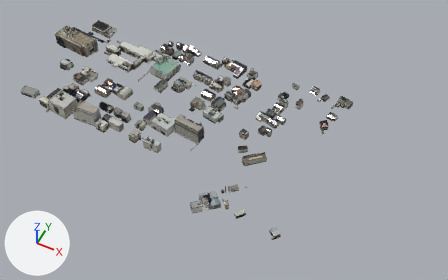
The glTF model spike-3d/public/data/2023-lod3-station-8-2-packed.glb: old version first, new version second.
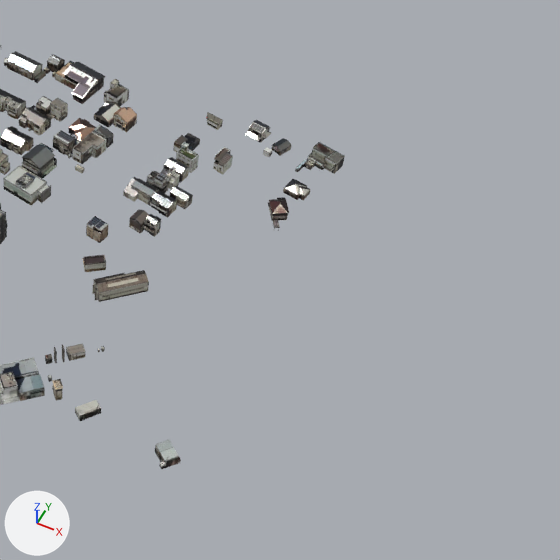
Each version is shown whole from a camera (50 mm lens) standing at (912.0, 2185.0, 589.0) and looking at (694.0, 2621.0, 45.0), then close up on the part from 45% to 100% of the width and 12% to 100% of the height. The axes (+X, +Y, +Z) are drawn at lower left. The lights are the same throughout. The first two pictures are the older version. Where no turn or scale is listed for an object, it has been applied to the vertices. Vertices at exactly the same position are counted once.
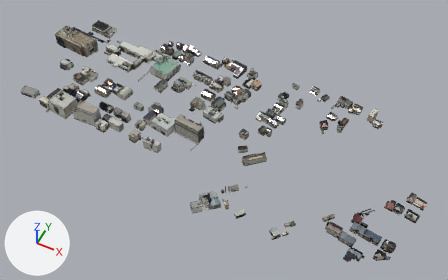
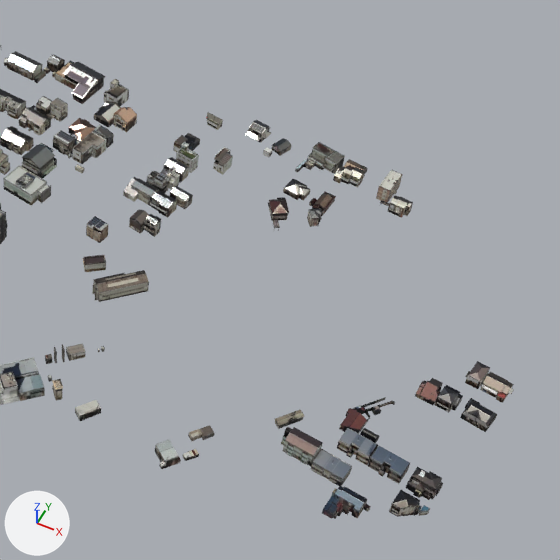
Where the newer file only moved an object's origin or applied its transform, the numbers keep the older frame.

What differs and where, as boxes [x1, y1, x2, y2] in the close-ups (560 x 560 px):
'Mesh_0', reshaped
    before: [0, 45, 345, 469]
    after: [0, 45, 514, 519]
part 1 of me_mesh_0, added
    after: [371, 406, 381, 415]
part 2 of me_mesh_0, added
    after: [360, 428, 380, 443]
part 3 of me_mesh_0, added
    after: [183, 361, 514, 519]
part 4 of me_mesh_0, built on
    before: [15, 51, 324, 236]
    after: [6, 51, 413, 236]

What changed in the scene script:
```text
Add img_data_1_data100_b3dm_0:
    img_data_1_data100_b3dm_0 = load_image('data_1_data100.b3dm#0', '_unpacked/data_1_data100.b3dm_0', 1024, 1024, 'sRGB')
Change mat_material_1:
    where n2 = _N.new('ShaderNodeTexImage'); n2.name = 'Image Texture'
    n2.image: img_data_1_data104_b3dm_0 -> img_data_1_data100_b3dm_0
    where n3 = _N.new('ShaderNodeMapping'); n3.name = 'Mapping'
    n3.inputs[1].default_value: (0.0, -14.93, 0.0) -> (0.0, -14.98, 0.0)  # 'Location'
    n3.inputs[3].default_value: (16.0, 15.92, 1.0) -> (15.93, 15.98, 1.0)  # 'Scale'
Change mat_material_2:
    where n2 = _N.new('ShaderNodeTexImage'); n2.name = 'Image Texture'
    n2.image: img_data_1_data105_b3dm_0 -> img_data_1_data104_b3dm_0
    where n3 = _N.new('ShaderNodeMapping'); n3.name = 'Mapping'
    n3.inputs[1].default_value: (0.0, -15.0, 0.0) -> (0.0, -14.93, 0.0)  # 'Location'
    n3.inputs[3].default_value: (15.99, 16.0, 1.0) -> (16.0, 15.92, 1.0)  # 'Scale'
Change mat_material_3:
    where n2 = _N.new('ShaderNodeTexImage'); n2.name = 'Image Texture'
    n2.image: img_data_1_data120_b3dm_0 -> img_data_1_data105_b3dm_0
    where n3 = _N.new('ShaderNodeMapping'); n3.name = 'Mapping'
    n3.inputs[1].default_value: (0.0, -14.99, 0.0) -> (0.0, -15.0, 0.0)  # 'Location'
    n3.inputs[3].default_value: (15.97, 15.99, 1.0) -> (15.99, 16.0, 1.0)  # 'Scale'
Add mat_material_4:
    mat_material_4 = bpy.data.materials.new('Material_4')
    # uses the picture img_data_1_data120_b3dm_0
Change me_mesh_0:
    used by ob_mesh_0; location = (415.3, 2746.1, 45.9)
    remove me_mesh_0.from_pydata(...)  # 8203 vertices, 15878 faces; spans x 0.0..396.0, y -238.0..0.0, z 0.0..24.0
    add me_mesh_0.from_pydata(...)  # 9502 vertices, 18379 faces; spans x 0.0..516.0, y -238.0..0.0, z 0.0..24.0
    me_mesh_0 part 1: the loose piece of 8 vertices spanning x 318.0..328.0, y -193.0..-184.0, z 3.0..8.0 is copied, and the copy is scaled about its middle by (0.427, 0.467, 0.476), then moved by (139.0, 31.0, 0.0); it spans x 460.0..464.0, y -159.0..-155.0, z 5.0..7.0
    me_mesh_0 part 2: the loose piece of 10 vertices spanning x 137.0..144.0, y -12.0..-7.0, z 4.0..10.0 is copied, and the copy is scaled about its middle by (1.31, 0.998, 0.494), then moved by (323.0, -163.0, -1.0); it spans x 459.0..468.0, y -175.0..-169.0, z 5.0..9.0
    me_mesh_0 part 3: 917 vertices added at x 389.0..516.0, y -221.0..-112.0, z 4.0..14.0
    me_mesh_0 part 4: 33 vertices moved within x 74.0..338.0, y -170.0..-14.0, z 2.0..20.0; 107 vertices removed from x 4.0..378.0, y -185.0..-10.0, z 2.0..20.0; 471 vertices added at x 3.0..439.0, y -178.0..-7.0, z 2.0..20.0
    other edits to the shape of me_mesh_0 do not show in these pictures
    add me_mesh_0.materials.append(mat_material_4)
```
